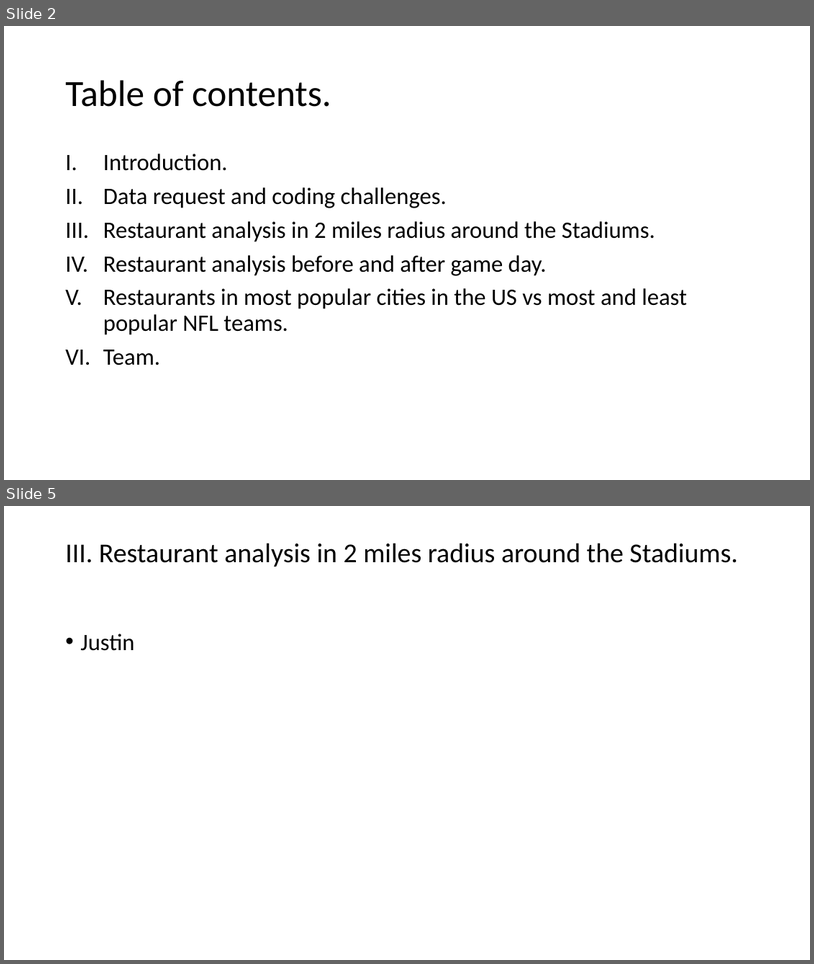
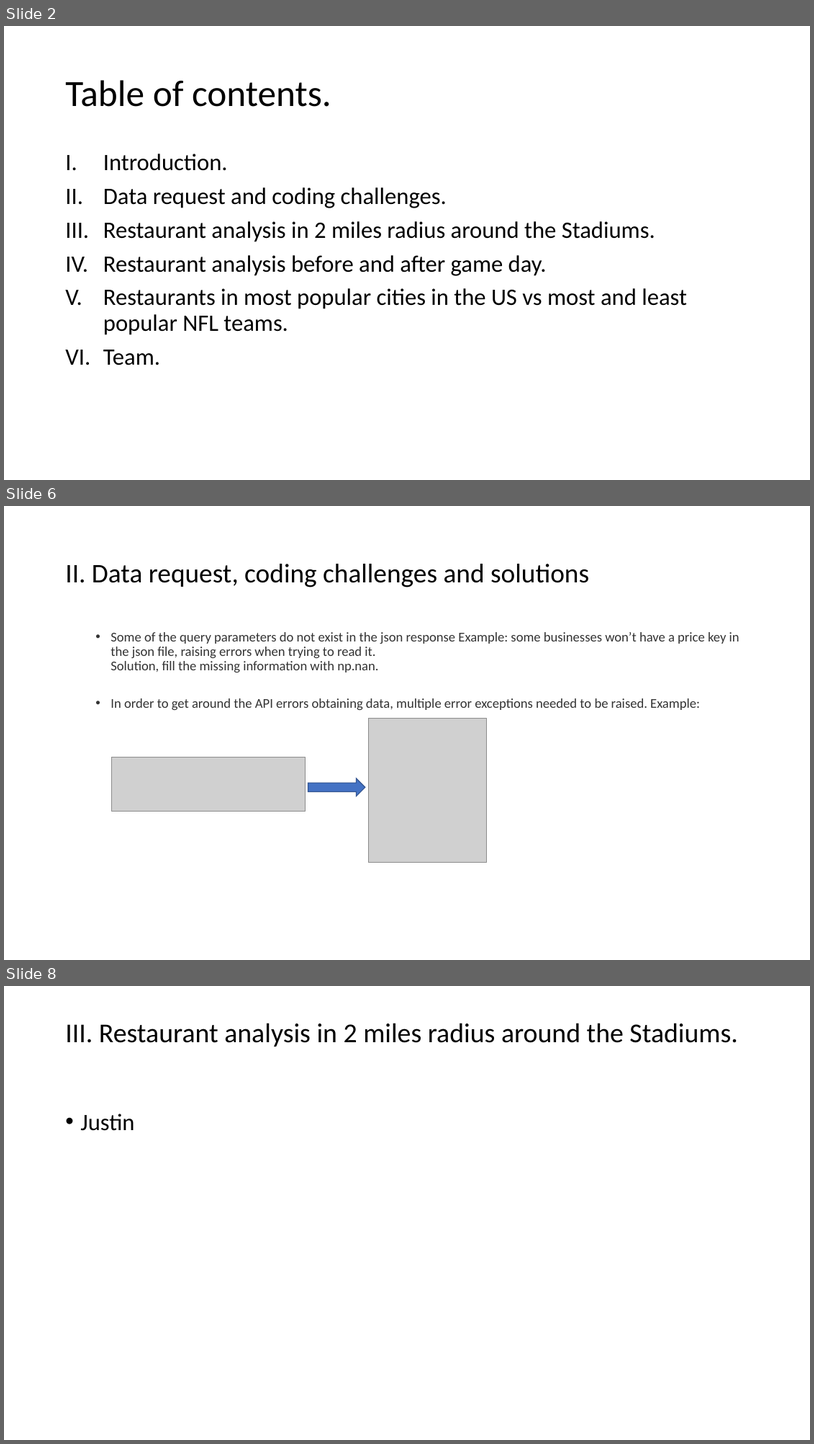
Before and after one commit to jjying89/Yelp-Restaurants-Analysis, a slide deck: Presentation/Team_4-Restaurant_Density_Analysis..pptx. Shown one above the other, each under a label of ours: slides 2 and 5 before the commit, slides 2, 6 and 8 after it; the slides between them are not shown. The pictures are 814x964 and 814x1444 pixels, drawn with LibreOffice and Linux fonts; fonts in the diff are those of the drawing; grey boxes stand for pictures. Boxes give left, top, right and bottom in pixels: in the first picture for what was removed or moved away, otherwise in the second. Text is boxed around its words. In the diff, an @@ line names an element or a change of style, - is before the commit and + after.

```diff
--- a/Presentation/Team_4-Restaurant_Density_Analysis..pptx
+++ b/Presentation/Team_4-Restaurant_Density_Analysis..pptx
@@ slide 6 added at box(4, 506, 810, 960), background #FFFFFF @@
@@ title added at box(65, 564, 589, 587), 32 pt, text #000000 @@
+II. Data request, coding challenges and solutions
@@ text added at box(111, 632, 740, 710), 16 pt, text #333333 @@
+  • Some of the query parameters do not exist in the json response Example: some businesses won’t have a price key in the json file, raising errors when trying to read it. Solution, fill the missing information with np.nan.
+  • In order to get around the API errors obtaining data, multiple error exceptions needed to be raised. Example:
@@ picture added at box(369, 718, 486, 862) @@
@@ picture added at box(112, 757, 305, 811) @@
@@ right arrow added at box(309, 778, 365, 796), fill #4472C4, outline #325491 1 pt @@
@@ what was slide 5 is now slide 8 @@
```
Also in this commit, not shown: 2 slides changed, 6 other slides added, 1 slide removed, 1 other file.
